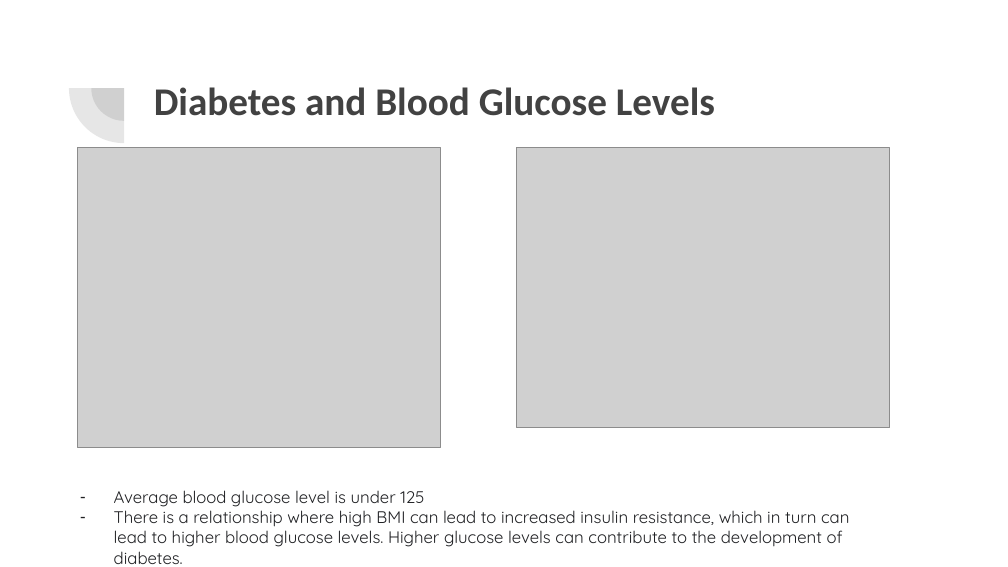
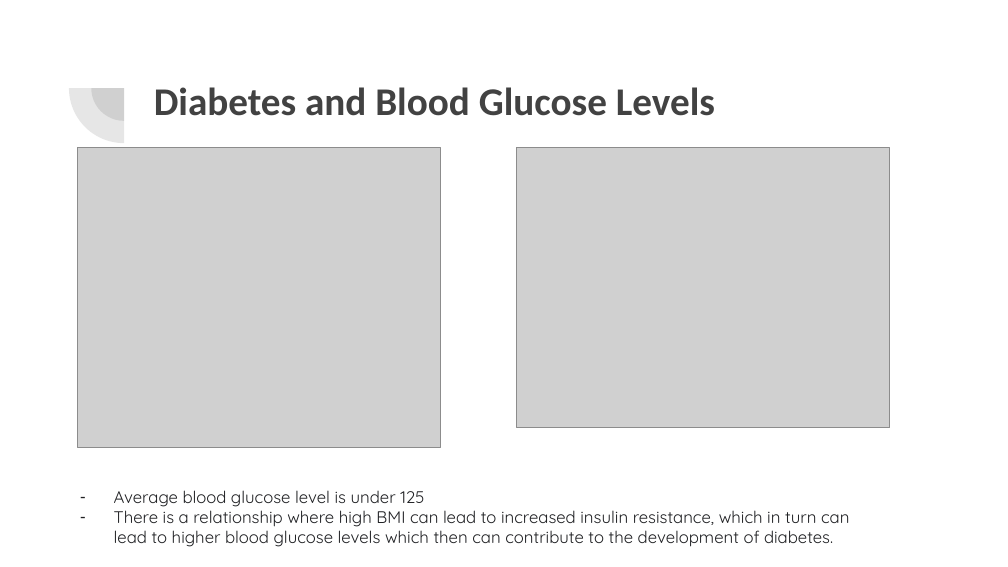
Before and after one commit to taywiljoe/Project-4, a slide deck: slide 7 of Presentation Slides/Diabetes Prediction.pptx. Drawn at 1008x567 pixels with LibreOffice and Linux fonts; fonts in the diff are those of the drawing; grey boxes stand for pictures. Boxes give left, top, right and bottom in pixels: in the first picture for what was removed or moved away, otherwise in the second. Text is boxed around its words. In the diff, an @@ line names an element or a change of style, - is before the commit and + after.

```diff
--- a/Presentation Slides/Diabetes Prediction.pptx
+++ b/Presentation Slides/Diabetes Prediction.pptx
@@ text at (114,506,849,547): text changed @@
-– There is a relationship where high BMI can lead to increased insulin resistance, which in turn can lead to higher blood glucose levels. Higher glucose levels can contribute to the development of diabetes.
+– There is a relationship where high BMI can lead to increased insulin resistance, which in turn can lead to higher blood glucose levels which then can contribute to the development of diabetes.
```
Also in this commit, not shown: 2 other slides changed, 1 slide added, 1 other file.
